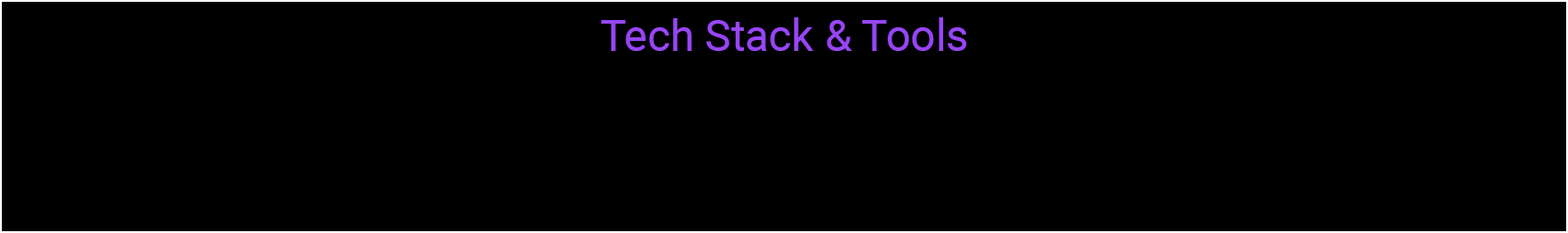
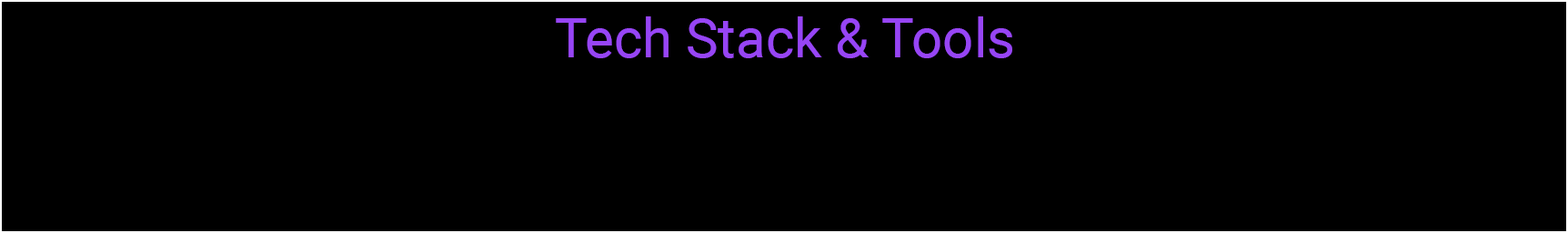
Before/after of a 1568 × 233 layered artwork. What changed in the layer stack:
painted on "Tech Stack & Tools" over [555, 16, 1013, 59]
